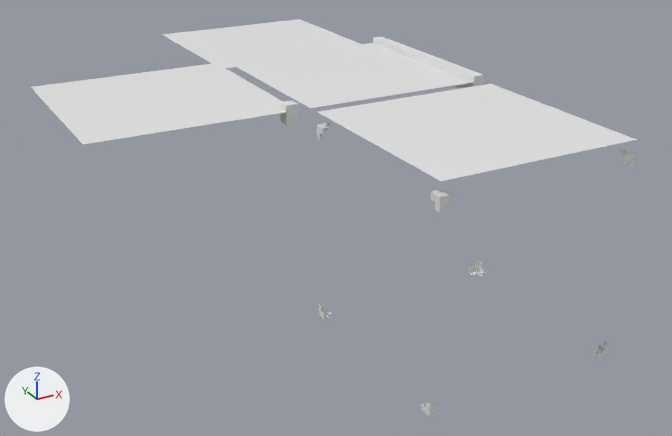
Renders of the Blender file Meshs/CityMeshs.blend from each side of a commit.
Camera for both pictures: a 50 mm lens placed at (-7.72, -10.12, 5.88), pointed at (-0.69, 2.66, -0.51). Every picture has the same lights, and +X, +Y and +Z are marked at lower left.

Objects in the first picture: 'Cube', 'RoadFloor', 'Sidewalk_center', 'Sidewalk_corner', 'Sidewalk_side'.
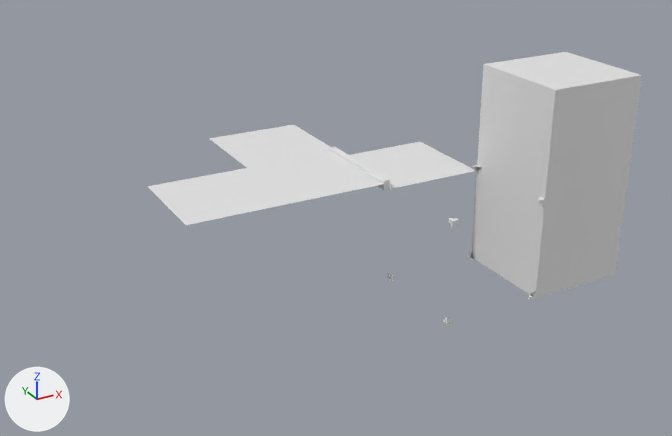
Where the newer file only moved an object's origin or applied its transform, the numbers keep the older frame.

Location of each change, [x1, y1, x2, y2] in pixels of the pictures (672 x 436 px):
'Cube.001', added: after [471, 52, 642, 298]
'Sidewalk_center', reshaped (54% narrower, 41% shorter): before [318, 84, 637, 181]; after [147, 168, 293, 225]
'Sidewalk_corner', mesh rescaled (52% narrower, 46% shorter): before [31, 63, 299, 144]; after [209, 125, 337, 168]
'Sidewalk_side', mesh rescaled, moved (44% narrower, 22% shorter): before [228, 37, 484, 108]; after [248, 148, 390, 203]
'RoadFloor', reshaped (37% narrower, 6% shorter): before [162, 19, 360, 68]; after [350, 142, 474, 188]
'Cube', unchanged, covered by the edit: before [317, 123, 635, 417]; after [388, 165, 545, 324]

The change, as a list of edits to the scene's bpy script:
```text
Change me_plane:
    where me_plane.from_pydata(...)  # 4 vertices, 1 face; spans x -1.6..1.6, y -1.6..1.6, z 1.6
    used by ob_roadfloor; location = (0.0, 6.9, 0.0)
    me_plane part 1
    me_plane.vertices[0].co: (-1.6, -1.6, 1.6) -> (-0.8, -6.1, 0.7)  # not seen -> pixel (389, 189)
    me_plane.vertices[1].co: (1.6, -1.6, 1.6) -> (0.8, -6.1, 0.7)  # not seen -> pixel (476, 170)
    me_plane.vertices[2].co: (-1.6, 1.6, 1.6) -> (-0.8, -4.5, 0.7)  # pixel (161, 34) -> not seen
    me_plane.vertices[3].co: (1.6, 1.6, 1.6) -> (0.8, -4.5, 0.7)  # pixel (299, 19) -> pixel (420, 141)
Change me_plane_004:
    where me_plane_004.from_pydata(...)  # 17 vertices, 13 faces; spans x -1.6..1.6, y -1.6..1.6, z 1.6..1.9
    used by ob_sidewalk_corner; location = (-3.4, 3.4, 0.0)
    me_plane_004 part 2: the whole mesh is scaled about its middle by 0.5, then moved by (1.8, -0.2, -0.97)
Change me_plane_005:
    where me_plane_005.from_pydata(...)  # 14 vertices, 11 faces; spans x -1.6..1.6, y -1.6..1.6, z 1.6..1.9
    used by ob_sidewalk_side; location = (0.0, 3.4, 0.0)
    me_plane_005 part 3: the whole mesh is scaled about its middle by 0.5, then moved by (0.0, 0.0, -0.97)
Change me_plane_006:
    where me_plane_006.from_pydata(...)  # 4 vertices, 1 face; spans x -1.6..1.6, y -1.6..1.6, z 1.8
    used by ob_sidewalk_center; location = (0.0, 0.0, 0.0)
    me_plane_006 part 4
    me_plane_006.vertices[0].co: (-1.6, -1.6, 1.8) -> (-4.0, 0.8, 0.8)  # pixel (440, 181) -> pixel (185, 225)
    me_plane_006.vertices[1].co: (1.6, -1.6, 1.8) -> (-2.4, 0.8, 0.8)  # pixel (636, 139) -> pixel (293, 202)
    me_plane_006.vertices[2].co: (-1.6, 1.6, 1.8) -> (-4.0, 2.4, 0.8)  # pixel (316, 111) -> pixel (147, 186)
    me_plane_006.vertices[3].co: (1.6, 1.6, 1.8) -> (-2.4, 2.4, 0.8)  # pixel (491, 83) -> pixel (247, 167)
Add me_cube:
    me_cube.from_pydata(...)  # a box spanning x -0.8..0.8, y -0.8..0.8, z -0.8..2.4
Change ob_sidewalk_side:
    ob_sidewalk_side.location: (0.0, 3.4, 0.0) -> (-1.6, 1.6, 0.0)
Add ob_cube_001:
    ob_cube_001 = bpy.data.objects.new('Cube.001', me_cube)
    ob_cube_001.location = (1.6, 0.0, 0.0)
```
